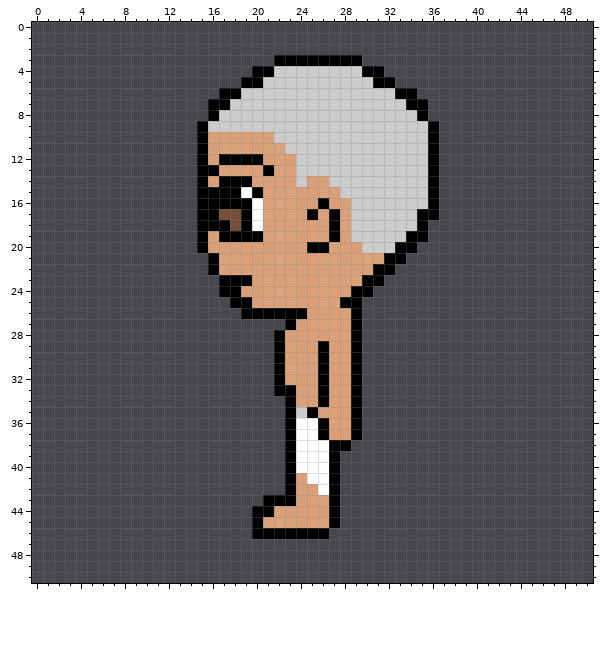
Two states of a pixel-art sprite, Barricadespel/src/barricade/images/SpelerLinks.png. This is how it looked before the edit.
The file is 51x51 pixels.
And afterwards:
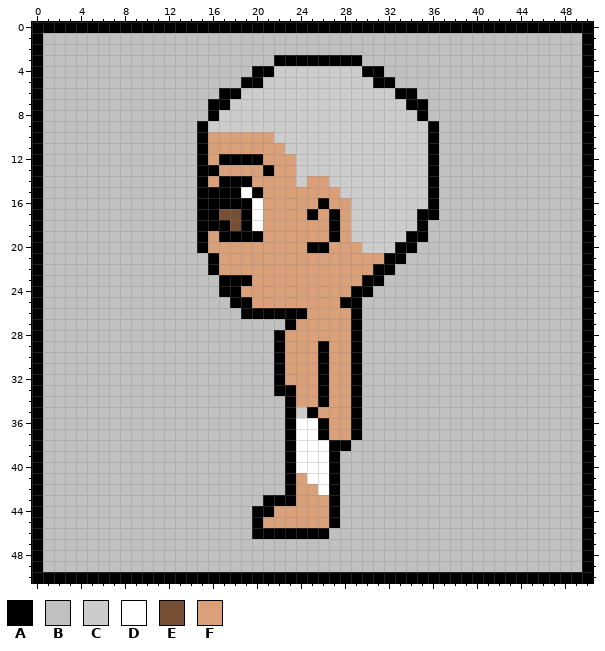
Palette (. is transparent): A #000000  B #c0c0c0  C #cccccc  D #ffffff  E #774f35  F #daa07a
What changed:
Changed rows in their new state; - is an unchanged pixel.
first column x 0:
 0 AAAAAAAAAAAAAAAAAAAAAAAAAAAAAAAAAAAAAAAAAAAAAAAAAAA
 1 ABBBBBBBBBBBBBBBBBBBBBBBBBBBBBBBBBBBBBBBBBBBBBBBBBA
 2 ABBBBBBBBBBBBBBBBBBBBBBBBBBBBBBBBBBBBBBBBBBBBBBBBBA
 3 ABBBBBBBBBBBBBBBBBBBBB--------BBBBBBBBBBBBBBBBBBBBA
 4 ABBBBBBBBBBBBBBBBBBB------------BBBBBBBBBBBBBBBBBBA
 5 ABBBBBBBBBBBBBBBBBB--------------BBBBBBBBBBBBBBBBBA
 6 ABBBBBBBBBBBBBBBB------------------BBBBBBBBBBBBBBBA
 7 ABBBBBBBBBBBBBBB--------------------BBBBBBBBBBBBBBA
 8 ABBBBBBBBBBBBBBB--------------------BBBBBBBBBBBBBBA
 9 ABBBBBBBBBBBBBB----------------------BBBBBBBBBBBBBA
10 ABBBBBBBBBBBBBB----------------------BBBBBBBBBBBBBA
11 ABBBBBBBBBBBBBB----------------------BBBBBBBBBBBBBA
12 ABBBBBBBBBBBBBB----------------------BBBBBBBBBBBBBA
13 ABBBBBBBBBBBBBB----------------------BBBBBBBBBBBBBA
14 ABBBBBBBBBBBBBB----------------------BBBBBBBBBBBBBA
15 ABBBBBBBBBBBBBB----------------------BBBBBBBBBBBBBA
16 ABBBBBBBBBBBBBB----------------------BBBBBBBBBBBBBA
17 ABBBBBBBBBBBBBB----------------------BBBBBBBBBBBBBA
18 ABBBBBBBBBBBBBB---------------------BBBBBBBBBBBBBBA
19 ABBBBBBBBBBBBBB---------------------BBBBBBBBBBBBBBA
20 ABBBBBBBBBBBBBB--------------------BBBBBBBBBBBBBBBA
21 ABBBBBBBBBBBBBBB------------------BBBBBBBBBBBBBBBBA
22 ABBBBBBBBBBBBBBB-----------------BBBBBBBBBBBBBBBBBA
23 ABBBBBBBBBBBBBBBB---------------BBBBBBBBBBBBBBBBBBA
24 ABBBBBBBBBBBBBBBB--------------BBBBBBBBBBBBBBBBBBBA
25 ABBBBBBBBBBBBBBBBB------------BBBBBBBBBBBBBBBBBBBBA
26 ABBBBBBBBBBBBBBBBBB-----------BBBBBBBBBBBBBBBBBBBBA
27 ABBBBBBBBBBBBBBBBBBBBBB-------BBBBBBBBBBBBBBBBBBBBA
28 ABBBBBBBBBBBBBBBBBBBBB--------BBBBBBBBBBBBBBBBBBBBA
29 ABBBBBBBBBBBBBBBBBBBBB--------BBBBBBBBBBBBBBBBBBBBA
30 ABBBBBBBBBBBBBBBBBBBBB--------BBBBBBBBBBBBBBBBBBBBA
31 ABBBBBBBBBBBBBBBBBBBBB--------BBBBBBBBBBBBBBBBBBBBA
32 ABBBBBBBBBBBBBBBBBBBBB--------BBBBBBBBBBBBBBBBBBBBA
33 ABBBBBBBBBBBBBBBBBBBBB--------BBBBBBBBBBBBBBBBBBBBA
34 ABBBBBBBBBBBBBBBBBBBBBB-------BBBBBBBBBBBBBBBBBBBBA
35 ABBBBBBBBBBBBBBBBBBBBBB-------BBBBBBBBBBBBBBBBBBBBA
36 ABBBBBBBBBBBBBBBBBBBBBB-------BBBBBBBBBBBBBBBBBBBBA
37 ABBBBBBBBBBBBBBBBBBBBBB-------BBBBBBBBBBBBBBBBBBBBA
38 ABBBBBBBBBBBBBBBBBBBBBB------BBBBBBBBBBBBBBBBBBBBBA
39 ABBBBBBBBBBBBBBBBBBBBBB-----BBBBBBBBBBBBBBBBBBBBBBA
40 ABBBBBBBBBBBBBBBBBBBBBB-----BBBBBBBBBBBBBBBBBBBBBBA
41 ABBBBBBBBBBBBBBBBBBBBBB-----BBBBBBBBBBBBBBBBBBBBBBA
42 ABBBBBBBBBBBBBBBBBBBBBB-----BBBBBBBBBBBBBBBBBBBBBBA
43 ABBBBBBBBBBBBBBBBBBBB-------BBBBBBBBBBBBBBBBBBBBBBA
44 ABBBBBBBBBBBBBBBBBBB--------BBBBBBBBBBBBBBBBBBBBBBA
45 ABBBBBBBBBBBBBBBBBBB--------BBBBBBBBBBBBBBBBBBBBBBA
46 ABBBBBBBBBBBBBBBBBBB-------BBBBBBBBBBBBBBBBBBBBBBBA
47 ABBBBBBBBBBBBBBBBBBBBBBBBBBBBBBBBBBBBBBBBBBBBBBBBBA
48 ABBBBBBBBBBBBBBBBBBBBBBBBBBBBBBBBBBBBBBBBBBBBBBBBBA
49 ABBBBBBBBBBBBBBBBBBBBBBBBBBBBBBBBBBBBBBBBBBBBBBBBBA
50 AAAAAAAAAAAAAAAAAAAAAAAAAAAAAAAAAAAAAAAAAAAAAAAAAAA
Pixel boxes of the changes (left, top, right, bottom) in both pictures:
added: (32, 22, 593, 583)
